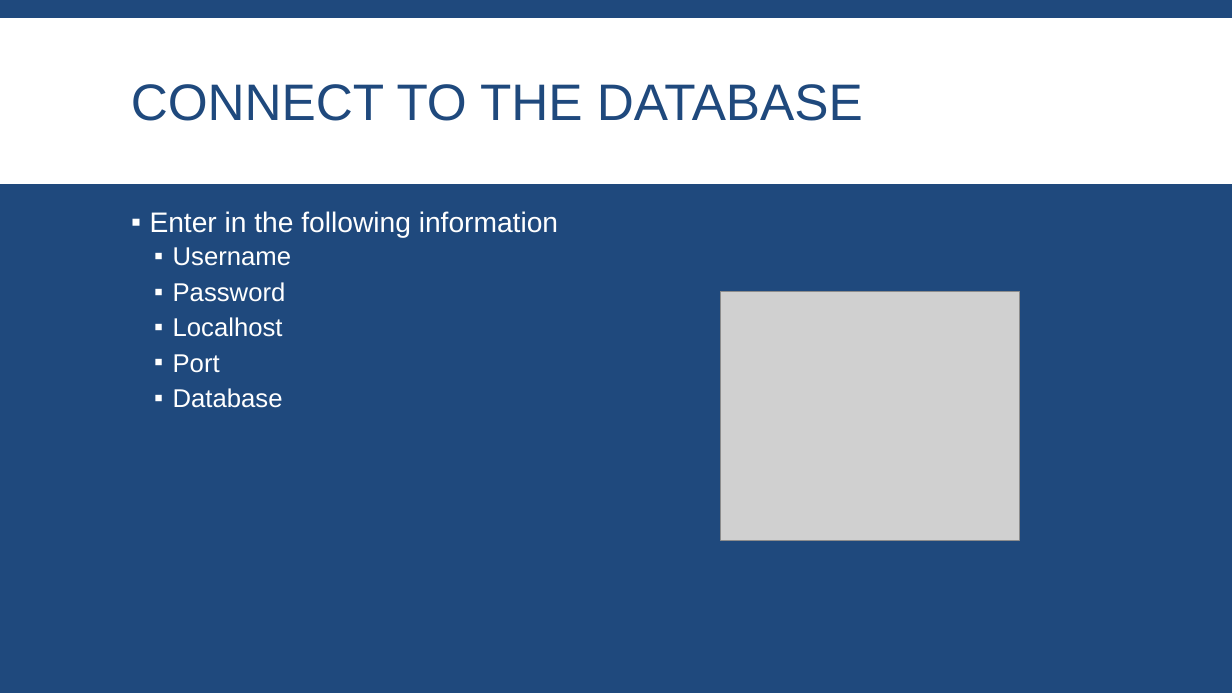
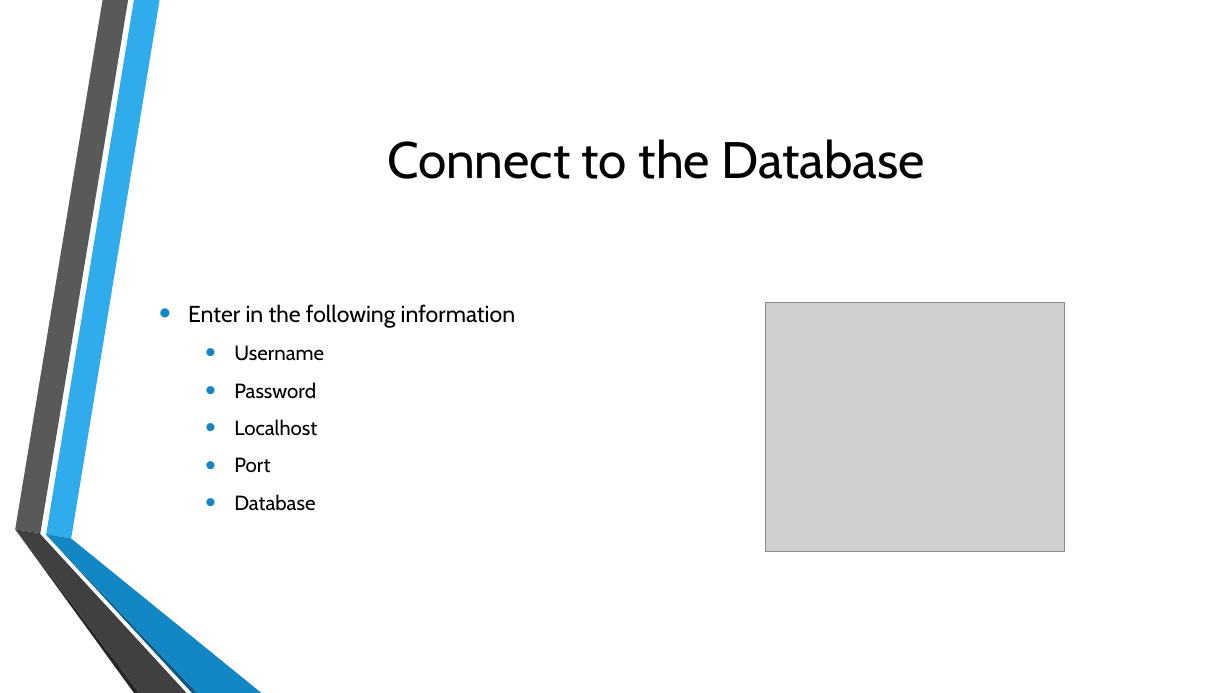
Before and after one commit to MGIS-UMN/GIS5577_week5, a slide deck: slide 17 of Spatial_Databases.odp. Drawn at 1232x693 pixels with LibreOffice and Linux fonts; fonts in the diff are those of the drawing; grey boxes stand for pictures; background and template pictures are left out. Boxes give left, top, right and bottom in pixels: in the first picture for what was removed or moved away, otherwise in the second. Text is boxed around its words. In the diff, an @@ line names an element or a change of style, - is before the commit and + after.

```diff
--- a/Spatial_Databases.odp
+++ b/Spatial_Databases.odp
@@ background #1F497D to picture (left out) @@
@@ freeform shape removed at (0, 18, 1232, 184) @@
@@ title at (387, 139, 925, 179): text changed; font Arial to Cabin; text colour #1F497D to #000000 @@
-CONNECT TO THE DATABASE
+Connect to the Database
@@ text "Enter in the following information": place and size @@
-text "Enter in the following information" at (150, 211, 558, 408)
+text "Enter in the following information" at (188, 304, 516, 511)
@@ text "Enter in the following information" at (188, 304, 516, 511): size 22 to 18 pt in "Enter in the following information"; font Arial to Cabin, text colour #FFFFFF to #000000; size 20 to 16 pt in "Username", "Password", "Localhost", "Port" and 1 more places; bullet ▪ to •; line spacing 0.9 to 1; less space between paragraphs; bullet colour #FFFFFF to #1287C3; more space between paragraphs; vertical alignment top to middle @@
@@ picture: place and size @@
-picture at (721, 291, 1019, 541)
+picture at (766, 303, 1065, 553)
@@ group added at (15, 0, 262, 693): 6 freeform shapes @@
```
Also in this commit, not shown: 38 other slides changed, 2 slides added, 1 slide removed.
